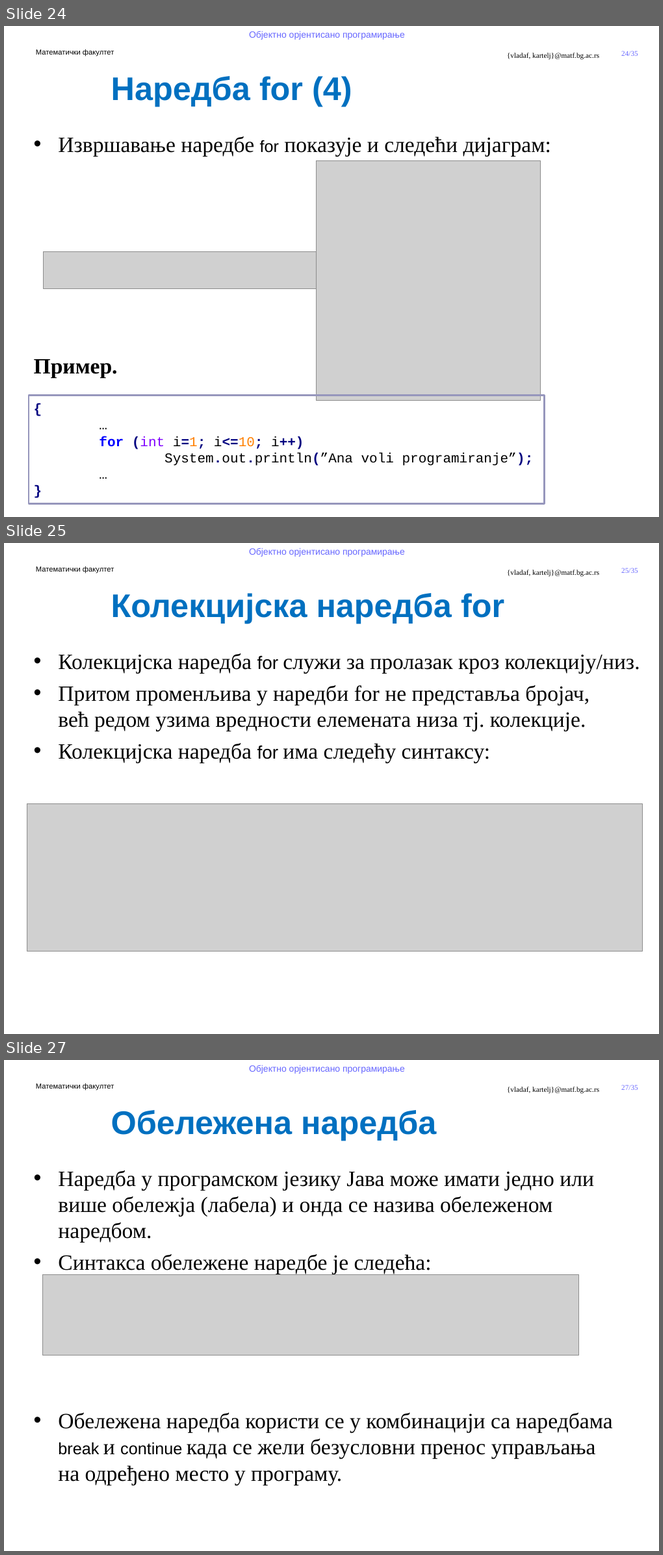
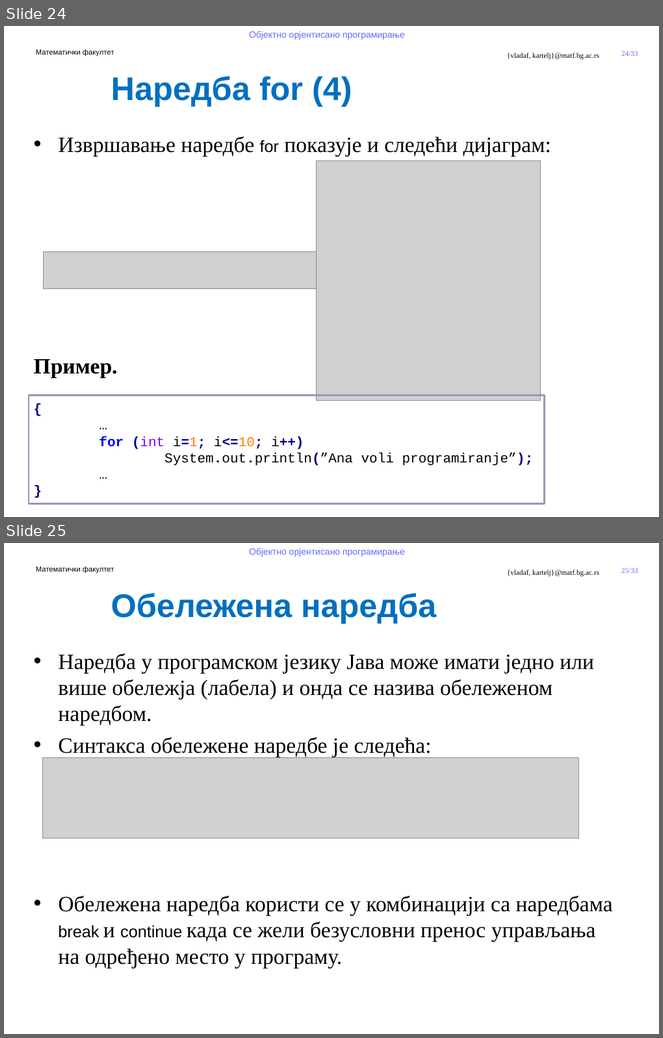
Before and after one commit to MatfOOP/OOP, a slide deck: predavanja/prezentacije/OOP07-Upravljacke stukture u Javi.pptx. Shown one above the other, each under a label of ours: slides 24, 25 and 27 before the commit, slides 24 and 25 after it; the slides between them are not shown. The pictures are 663x1555 and 663x1038 pixels, drawn with LibreOffice and Linux fonts; fonts in the diff are those of the drawing; grey boxes stand for pictures; background and template pictures are left out. Boxes give left, top, right and bottom in pixels: in the first picture for what was removed or moved away, otherwise in the second. Text is boxed around its words. In the diff, an @@ line names an element or a change of style, - is before the commit and + after.

```diff
--- a/predavanja/prezentacije/OOP07-Upravljacke stukture u Javi.pptx
+++ b/predavanja/prezentacije/OOP07-Upravljacke stukture u Javi.pptx
@@ slide 25 removed at (4, 543, 659, 1034), background #FFFFFF; not listed: 5 template elements that a slide beside it also shows @@
@@ text removed at (111, 593, 504, 624) @@
-Колекцијска наредба for
@@ text removed at (58, 653, 640, 763) @@
-• Колекцијска наредба for служи за пролазак кроз колекцију/низ.
-• Притом променљива у наредби for не представља бројач,
-  већ редом узима вредности елемената низа тј. колекције.
-• Колекцијска наредба for има следећу синтаксу:
@@ picture removed at (27, 804, 642, 952) @@
@@ what was slide 27 is now slide 25 @@
@@ page number at (622, 568, 638, 573): text changed @@
-27/35
+25/33
```
Also in this commit, not shown: 1 other slide removed, 27 other files.
